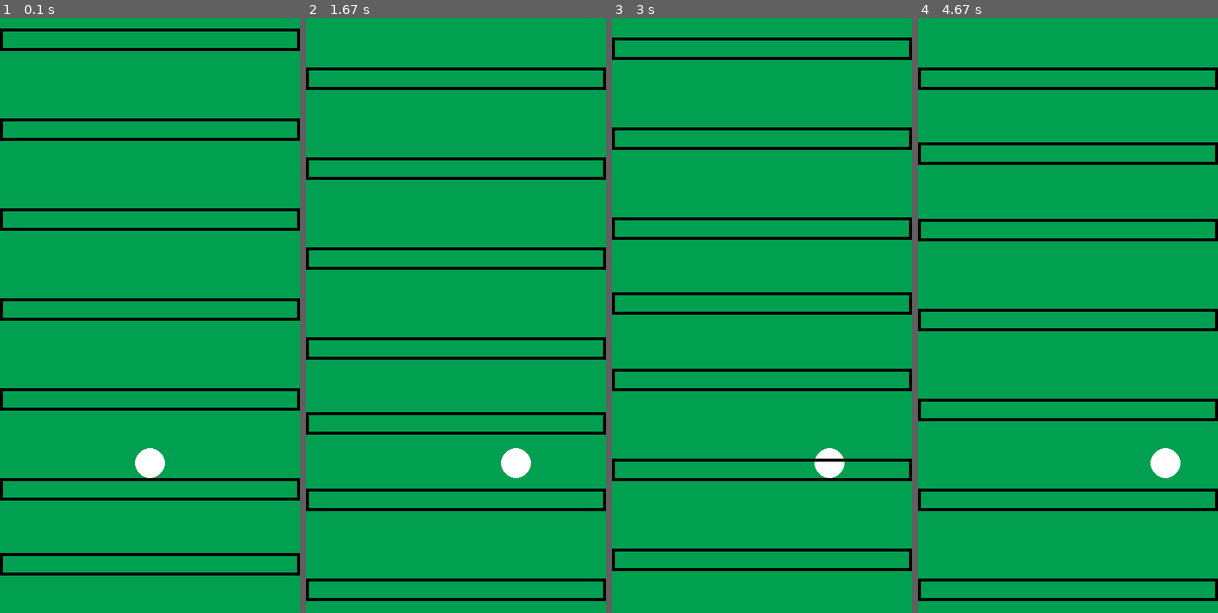
Above: before the commit, frames 1-4 (left to right).
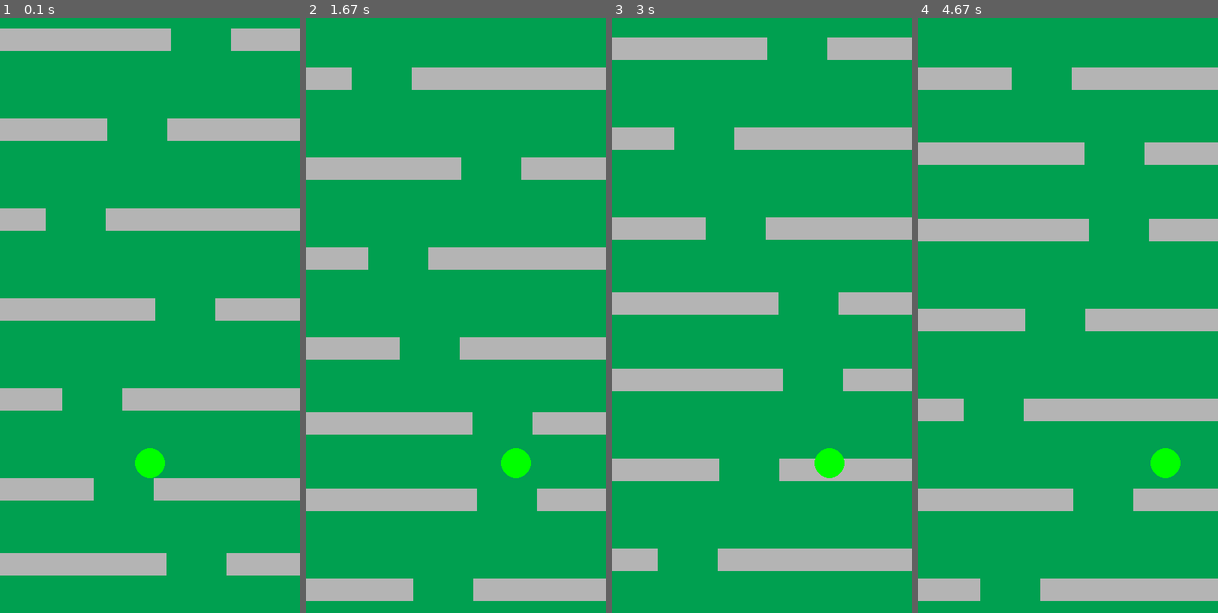
Above: after the commit, the same moments.

Repository: TheGoldKay/pygame-projects
Game: pygame game, started from falling_ball/main.py
Two runs of this game, one before a commit and one after it. Both use one fixed random seed, a clock stepped at 60 frames per second and the inputs below.
Inputs:
- Up to frame 1 (0.1 s): no input
- Up to frame 2 (1.67 s): hold Right 0.33-0.8 s; hold Right 0.83-1.3 s; hold Left from 1.33 s (still down)
- Up to frame 3 (3 s): release Left at 1.87 s; hold Left 1.9-2.3 s; hold Right 2.33-2.97 s
- Up to frame 4 (4.67 s): hold Left 3-3.47 s; hold Right 3.5-3.97 s; hold Right 4-4.47 s; hold Left from 4.5 s (still down)

The runs differ from the first frame. In frame 1, 23% of the frame differs, in the area x 0-100%, y 1-94%; in frame 2, 23%; in frame 3, 23%; in frame 4, 23%.

Commit message:
bar's hole

Diff:
--- a/falling_ball/main.py
+++ b/falling_ball/main.py
@@ -1,9 +1,6 @@
-from tkinter import LEFT
-from matplotlib.backend_bases import DrawEvent
-from matplotlib.pyplot import barh
-from matplotlib.sankey import RIGHT
 import pygame as pg
 import sys
+from random import randint
 
 pg.init()
 
@@ -22,27 +19,36 @@
 BAR_HEIGHT = 30
 BAR_SPEED = 2
 
+HOLE_WIDTH = 80
+
 def makeCircle(r, cx, cy):
   circle = pg.Rect(0, 0, r * 2, r * 2)
   circle.center = cx, cy
   return circle
 
+def makeHole(bar):
+  left = randint(0, WIN_WIDTH - HOLE_WIDTH)
+  hole = pg.Rect(left, bar.y, HOLE_WIDTH, BAR_HEIGHT)
+  return hole
+
 def makeBars():
   bars = []
   for y in range(BAR_HEIGHT, WIN_HEIGHT - BAR_HEIGHT, BAR_HEIGHT * 4):
     rect = pg.Rect(0, y, WIN_WIDTH, BAR_HEIGHT)
-    bars.append(rect)
-  bars[-1].y -= 20
+    hole = makeHole(rect)
+    bars.append([rect, hole])
+  bars[-1][0].y -= 20
   return bars
 
 def drawBars(win, bars):
-  for bar in bars:
-    pg.draw.rect(win, 'black', bar, 4)
+  for pair in bars:
+    pg.draw.rect(win, (180, 180, 180), pair[0])
+    pg.draw.rect(win, BG_COLOR, pair[1])
 
 def drawDisplay(win, circle, bars):
   win.fill(BG_COLOR)
-  pg.draw.circle(win, 'white', circle.center, CIRCLE_RADIUS)
   drawBars(win, bars)
+  pg.draw.circle(win, 'green', circle.center, CIRCLE_RADIUS)
   pg.display.update()
 
 def moveCircle(circle, left, right):
@@ -59,11 +65,13 @@
   return circle
 
 def moveBars(bars):
-  for i, bar in enumerate(bars):
+  for i, pair in enumerate(bars):
+    bar, hole = pair
     bar.y -= BAR_SPEED
     if bar.y < 0:
       bar.y = WIN_HEIGHT
-    bars[i] = bar
+    hole.y = bar.y
+    bars[i] = [bar, hole]
   return bars
 
 def main():
@@ -71,6 +79,7 @@
   circle = makeCircle(CIRCLE_RADIUS, CIRCLE_CX, CIRCLE_CY)
   pg.display.init()
   screen = pg.display.set_mode((WIN_WIDTH, WIN_HEIGHT))
+  pg.display.set_caption("Falling Ball")
   RIGHT = False
   LEFT = False
   run = True
